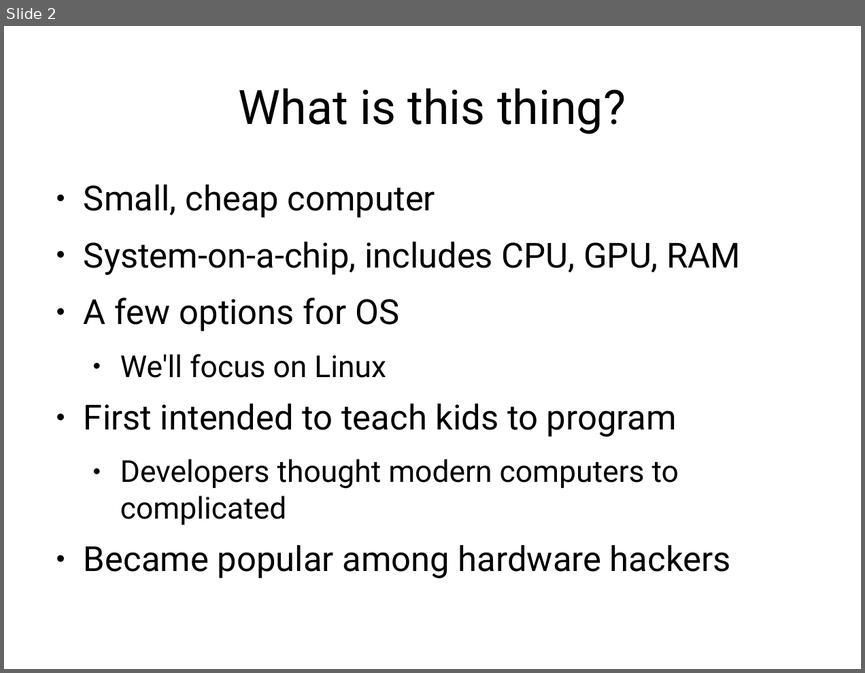
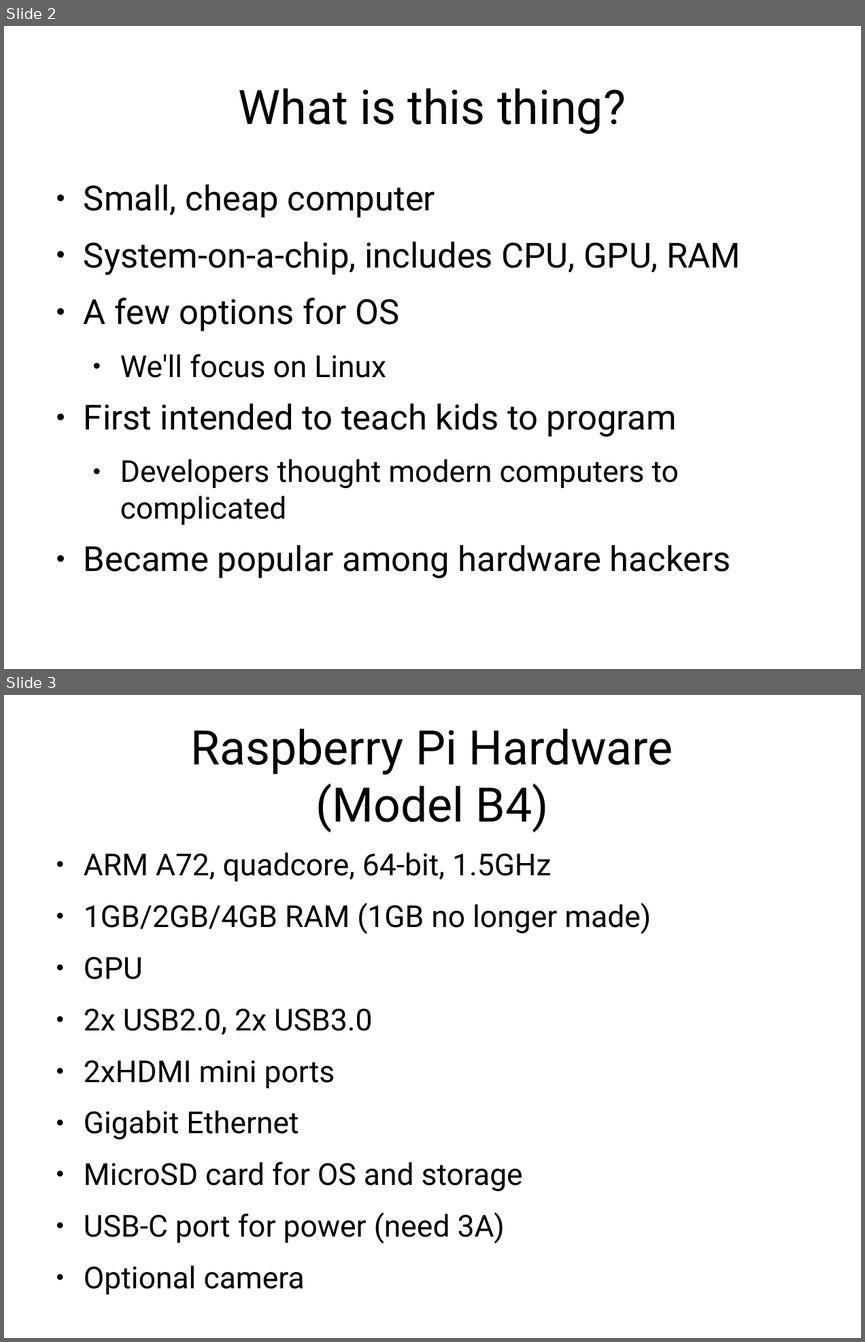
Before and after one commit to frezik/rpi_perl_presentation, a slide deck: raspberry_pi_perl.odp. Shown one above the other, each under a label of ours: slide 2 before the commit, slides 2 and 3 after it. The pictures are 865x673 and 865x1342 pixels, drawn with LibreOffice and Linux fonts; fonts in the diff are those of the drawing. Boxes give left, top, right and bottom in pixels: in the first picture for what was removed or moved away, otherwise in the second. Text is boxed around its words. In the diff, an @@ line names an element or a change of style, - is before the commit and + after.

```diff
--- a/raspberry_pi_perl.odp
+++ b/raspberry_pi_perl.odp
@@ slide 3 added at <box>4,695,861,1338</box>, background #FFFFFF @@
@@ title added at <box>191,728,673,832</box>, 44 pt, text #000000 @@
+Raspberry Pi Hardware
+(Model B4)
@@ text added at <box>84,852,651,1294</box>, 28 pt, text #000000 @@
+● ARM A72, quadcore, 64-bit, 1.5GHz
+● 1GB/2GB/4GB RAM (1GB no longer made)
+● GPU
+● 2x USB2.0, 2x USB3.0
+● 2xHDMI mini ports
+● Gigabit Ethernet
+● MicroSD card for OS and storage
+● USB-C port for power (need 3A)
+● Optional camera
```
Also in this commit, not shown: 9 slides changed, 12 other slides added, 6 slides removed, 1 other file.
